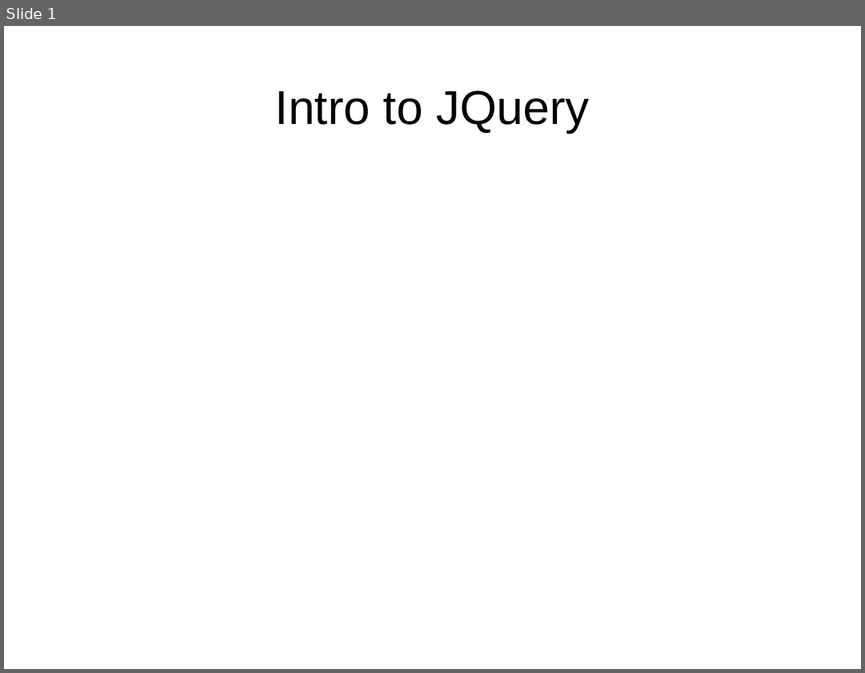
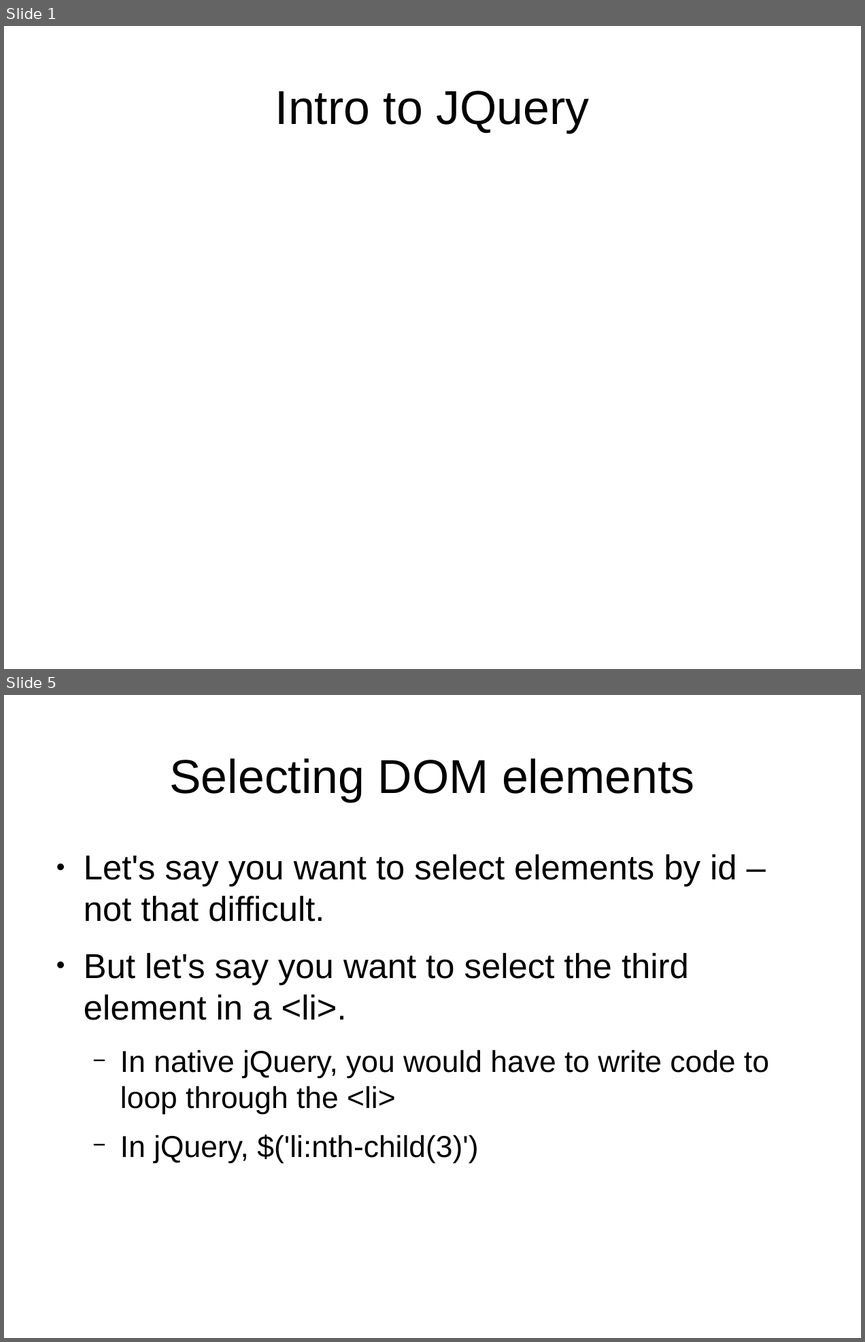
Before and after one commit to tomafc330/presentations, a slide deck: jquery/presentation.odp. Shown one above the other, each under a label of ours: slide 1 before the commit, slides 1 and 5 after it; the slides between them are not shown. The pictures are 865x673 and 865x1342 pixels, drawn with LibreOffice and Linux fonts; fonts in the diff are those of the drawing. Boxes give left, top, right and bottom in pixels: in the first picture for what was removed or moved away, otherwise in the second. Text is boxed around its words. In the diff, an @@ line names an element or a change of style, - is before the commit and + after.

```diff
--- a/jquery/presentation.odp
+++ b/jquery/presentation.odp
@@ slide 5 added at (4,695,861,1338), background #FFFFFF @@
@@ title added at (169,758,694,802), 44 pt, text #000000 @@
+Selecting DOM elements
@@ text added at (84,854,769,1163), 32 pt, text #000000 @@
+● Let's say you want to select elements by id – not that difficult.
+● But let's say you want to select the third element in a <li>.
+  − In native jQuery, you would have to write code to loop through the <li>
+  − In jQuery, $('li:nth-child(3)')
```
Also in this commit, not shown: 1 slide changed, 3 other slides added, 1 slide removed, 1 other file.
